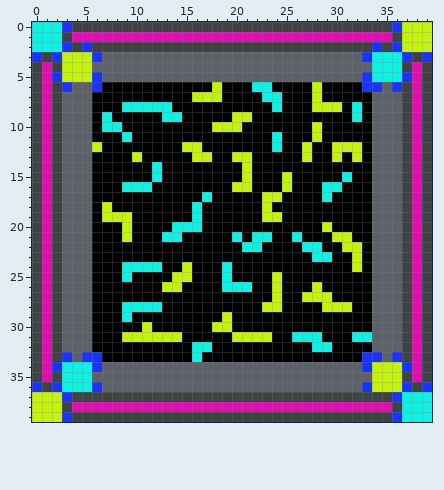
Two states of a pixel-art sprite, GameProject566/sprites/Wall.png. The picture above was drawn from the file before the commit.
The file is 40x40 pixels.
Once edited:
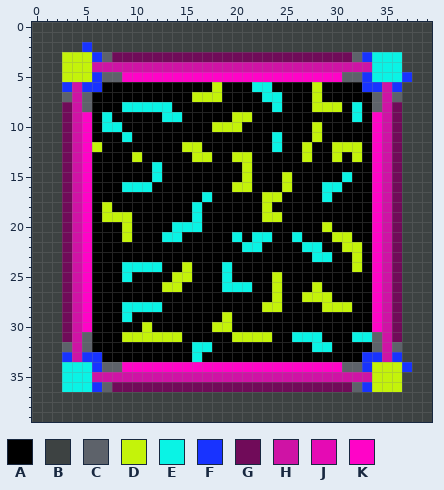
Palette (. is transparent): A #000000  B #3d4242  C #5d626a  D #c4f30a  E #0af3e5  F #1833ff  G #700b59  H #cf13a5  J #e50ab4  K #ff04c7
From old to new:
y 0: x 0..3 EEEF -> BBBB; x 36..39 FDDD -> BBBB
y 1: x 0..2 EEE -> BBB; x 4..35 JJJJJJJJJJJJJJJJJJJJJJJJJJJJJJJJ -> BBBBBBBBBBBBBBBBBBBBBBBBBBBBBBBB; x 37..39 DDD -> BBB
y 2: x 0..3 EEEF -> BBBB; x 34 F -> B; x 36..39 FDDD -> BBBB
y 3: x 0 F -> B; x 2 F -> B; x 8..31 CCCCCCCCCCCCCCCCCCCCCCCC -> GGGGGGGGGGGGGGGGGGGGGGGG; x 37 F -> B; x 39 F -> B
y 4: x 1 J -> B; x 6..33 CCCCCCCCCCCCCCCCCCCCCCCCCCCC -> HHHHHHHHHHHHHHHHHHHHHHHHHHHH; x 38 J -> B
y 5: x 1..2 JF -> BB; x 9..30 CCCCCCCCCCCCCCCCCCCCCC -> KKKKKKKKKKKKKKKKKKKKKK; x 38 J -> B
y 6: x 1 J -> B; x 4..5 CC -> HF; x 35 C -> H; x 38 J -> B
y 7: x 1 J -> B; x 4 C -> H; x 35 C -> H; x 38 J -> B
y 8: x 1 J -> B; x 3..4 CC -> GH; x 35..36 CC -> HG; x 38 J -> B
y 9..30: x 1 J -> B; x 3..5 CCC -> GHK; x 34..36 CCC -> KHG; x 38 J -> B
y 31: x 1 J -> B; x 3..4 CC -> GH; x 35..36 CC -> HG; x 38 J -> B
y 32..33: x 1 J -> B; x 4 C -> H; x 35 C -> H; x 38 J -> B
y 34: x 1..2 JF -> BB; x 9..30 CCCCCCCCCCCCCCCCCCCCCC -> KKKKKKKKKKKKKKKKKKKKKK; x 38 J -> B
y 35: x 1 J -> B; x 6..33 CCCCCCCCCCCCCCCCCCCCCCCCCCCC -> HHHHHHHHHHHHHHHHHHHHHHHHHHHH; x 38 J -> B
y 36: x 0 F -> B; x 2 F -> B; x 8..31 CCCCCCCCCCCCCCCCCCCCCCCC -> GGGGGGGGGGGGGGGGGGGGGGGG; x 37 F -> B; x 39 F -> B
y 37: x 0..3 DDDF -> BBBB; x 36..39 FEEE -> BBBB
y 38: x 0..2 DDD -> BBB; x 4..35 JJJJJJJJJJJJJJJJJJJJJJJJJJJJJJJJ -> BBBBBBBBBBBBBBBBBBBBBBBBBBBBBBBB; x 37..39 EEE -> BBB
y 39: x 0..3 DDDF -> BBBB; x 36..39 FEEE -> BBBB
Boxes around the changes in both pictures, in picture pixels (x1, y1, x2, y2):
changed: (32, 22, 432, 422)
